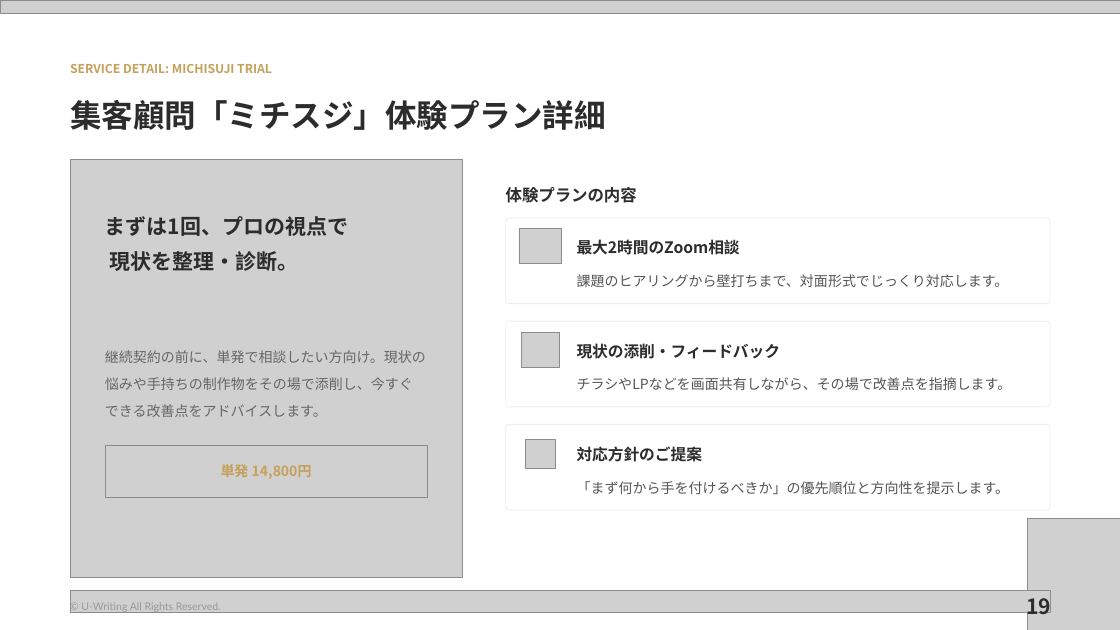
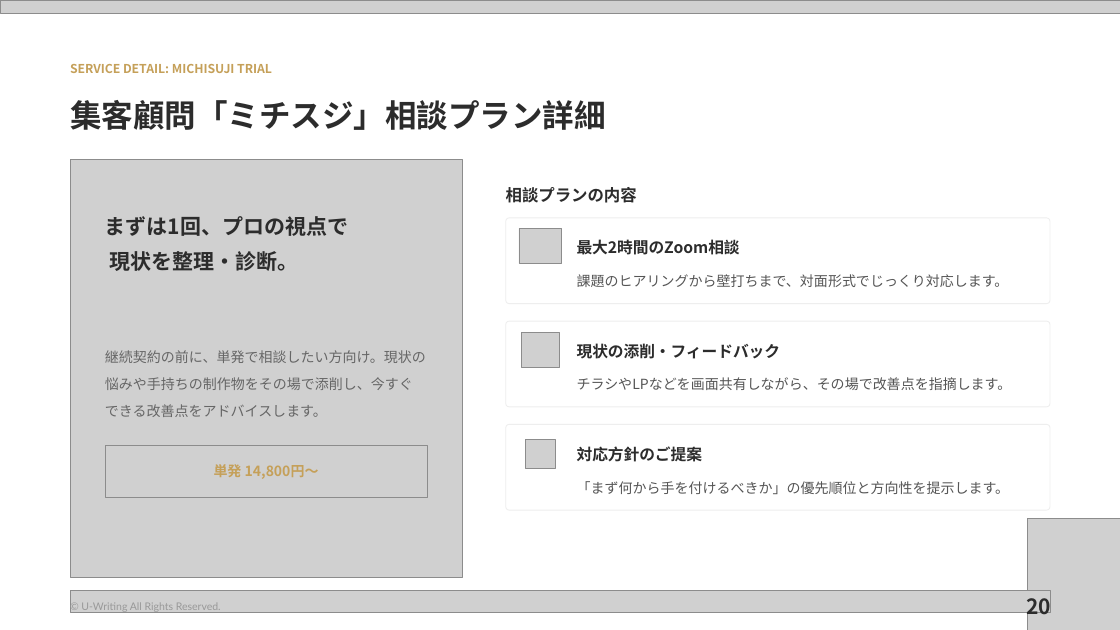
Before and after one commit to coderyu8-ship-it/claude-code-project, a slide deck: slide 20 of sales/U-writing_sales_v2.pptx (slide 19 before the commit). Drawn at 1120x630 pixels with LibreOffice and Linux fonts; fonts in the diff are those of the drawing; grey boxes stand for pictures; background and template pictures are left out. Boxes give left, top, right and bottom in pixels: in the first picture for what was removed or moved away, otherwise in the second. Text is boxed around its words. In the diff, an @@ line names an element or a change of style, - is before the commit and + after.

```diff
--- a/sales/U-writing_sales_v2.pptx
+++ b/sales/U-writing_sales_v2.pptx
@@ text at box(70, 100, 606, 130): text changed @@
-集客顧問「ミチスジ」体験プラン詳細
+集客顧問「ミチスジ」相談プラン詳細
@@ text at box(506, 187, 637, 203): text changed @@
-体験プランの内容
+相談プランの内容
@@ text at box(214, 464, 319, 479): text changed @@
-単発 14,800円
+単発 14,800円〜
@@ page number at box(1026, 594, 1051, 620): text changed @@
-19
+20
```
Also in this commit, not shown: 7 other slides changed, 1 slide added, 4 other files.
